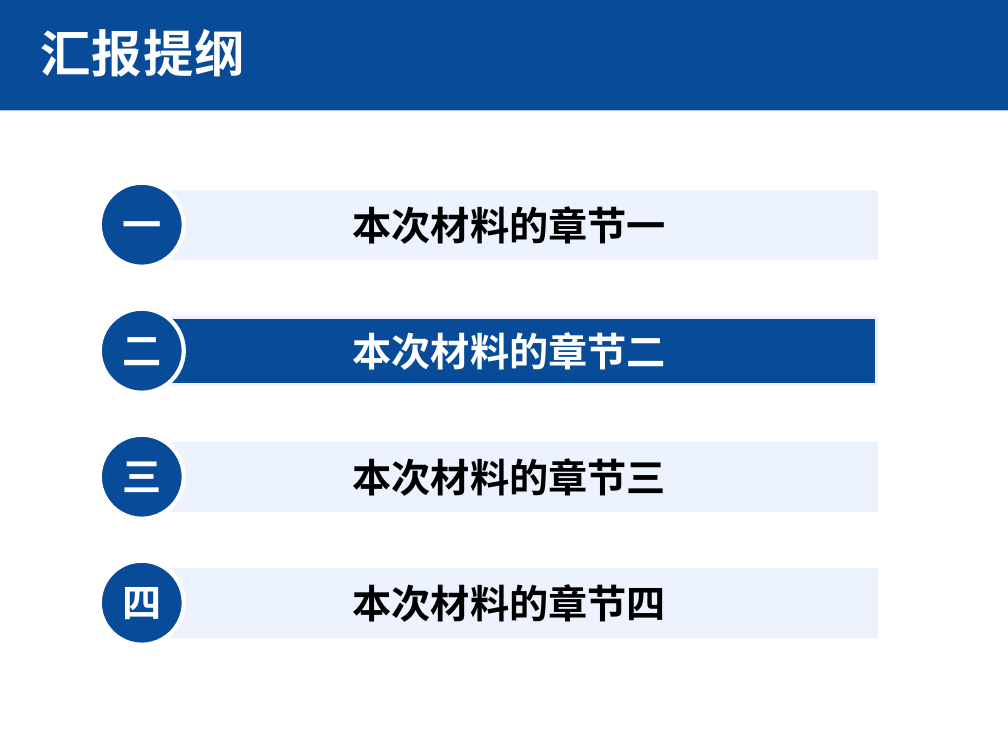
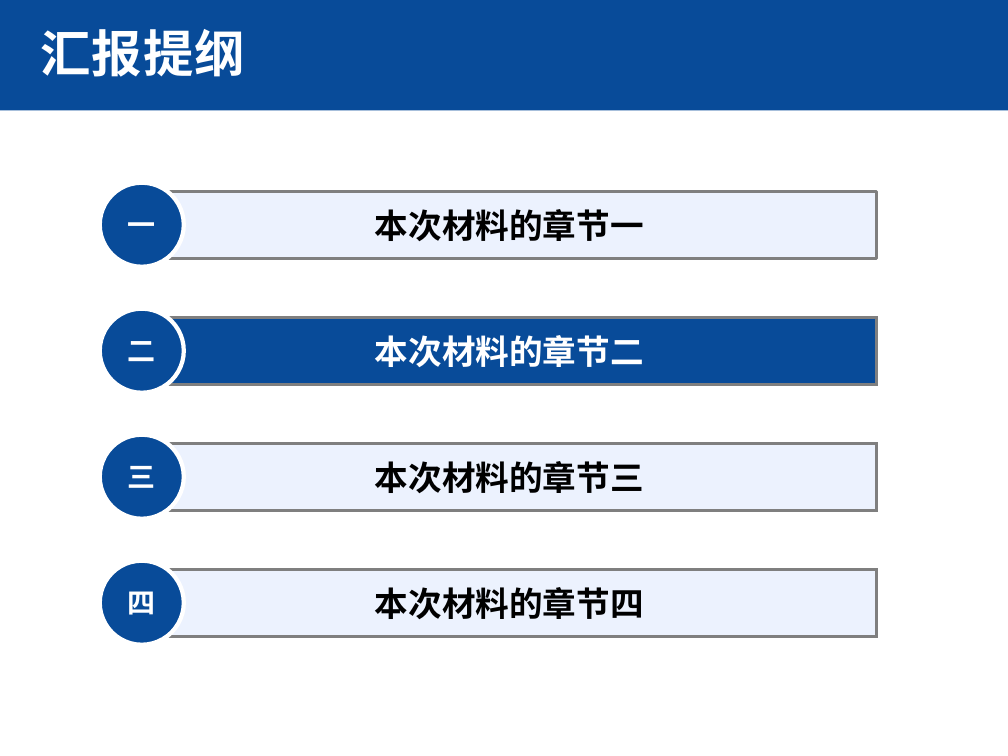
Before and after one commit to realihang/academic-ppt-skill, a slide deck: slide 14 of assets/reference-4x3.pptx. Drawn at 1008x756 pixels with LibreOffice and Linux fonts; fonts in the diff are those of the drawing. Boxes give left, top, right and bottom in pixels: in the first picture for what was removed or moved away, otherwise in the second. Text is boxed around its words. In the diff, an @@ line names an element or a change of style, - is before the commit and + after.

```diff
--- a/assets/reference-4x3.pptx
+++ b/assets/reference-4x3.pptx
@@ size 28 to 20 pt in 4 elements at [100, 308, 183, 392], [100, 434, 183, 518], [100, 560, 183, 644], [100, 182, 183, 266] @@
@@ size 28 to 24 pt; outline #ECF2FE 2.25 pt to #7F7F7F 2.25 pt in 4 elements at [142, 318, 877, 385], [142, 444, 877, 511], [142, 570, 877, 637], [142, 192, 877, 259] @@
```
Also in this commit, not shown: 12 other slides changed, 12 other files.
